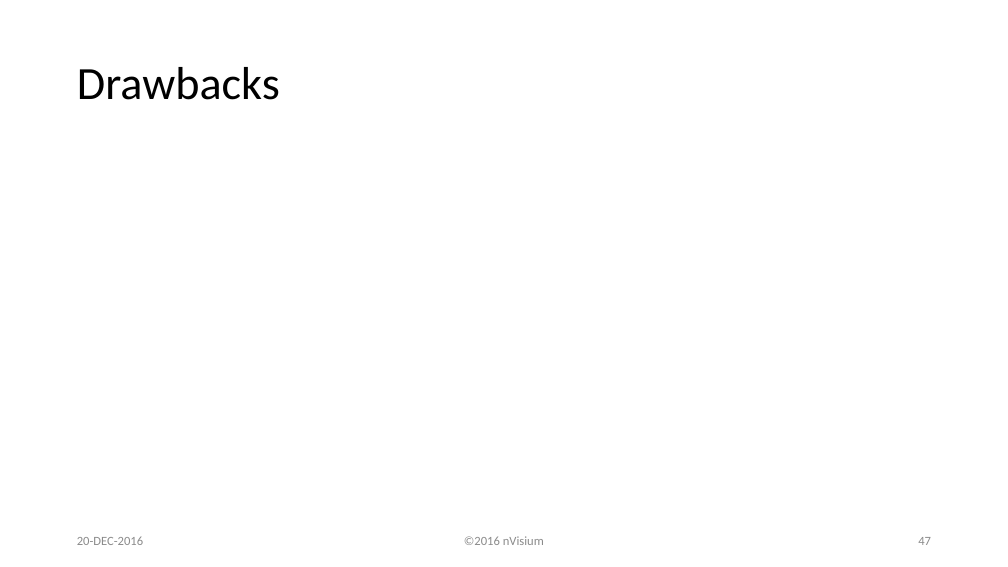
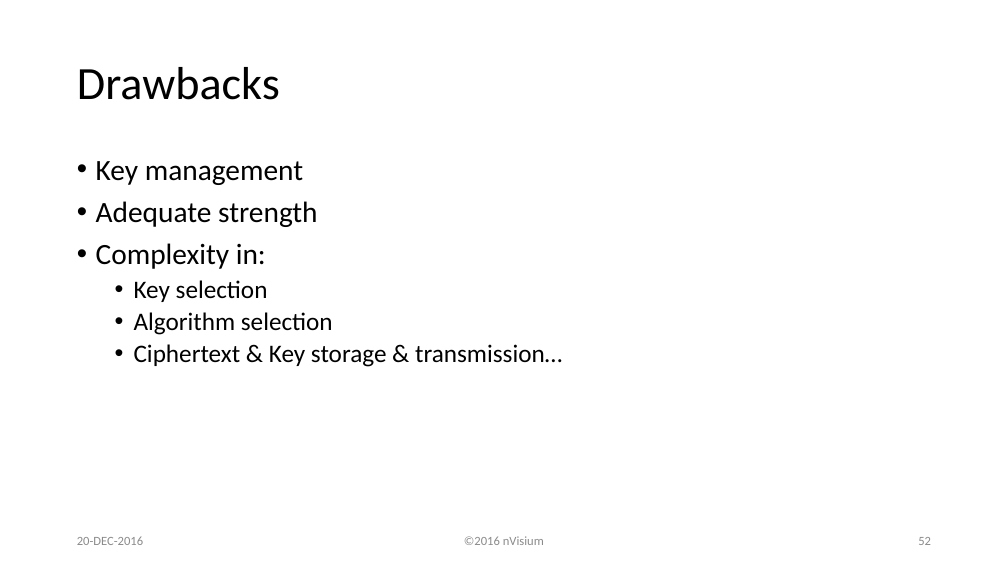
Before and after one commit to lojikil/heraclitus, a slide deck: slide 52 of HeraclitusSeminar.pptx (slide 47 before the commit). Drawn at 1008x567 pixels with LibreOffice and Linux fonts; fonts in the diff are those of the drawing; background and template pictures are left out. Boxes give left, top, right and bottom in pixels: in the first picture for what was removed or moved away, otherwise in the second. Text is boxed around its words. In the diff, an @@ line names an element or a change of style, - is before the commit and + after.

```diff
--- a/HeraclitusSeminar.pptx
+++ b/HeraclitusSeminar.pptx
@@ text added at (96,161,562,367), 24 pt, text #000000 @@
+• Key management
+• Adequate strength
+• Complexity in:
+  • Key selection
+  • Algorithm selection
+  • Ciphertext & Key storage & transmission…
@@ page number at (918,537,931,545): text changed @@
-47
+52
```
Also in this commit, not shown: 26 other slides changed, 31 slides added.
